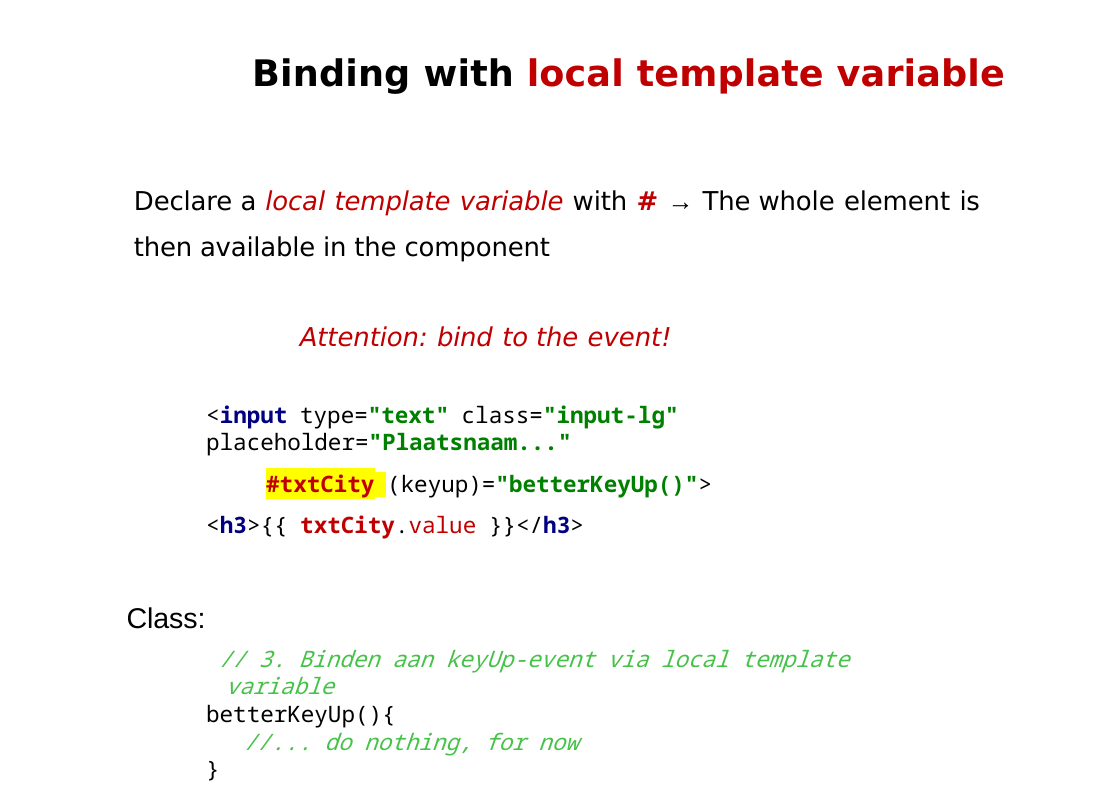
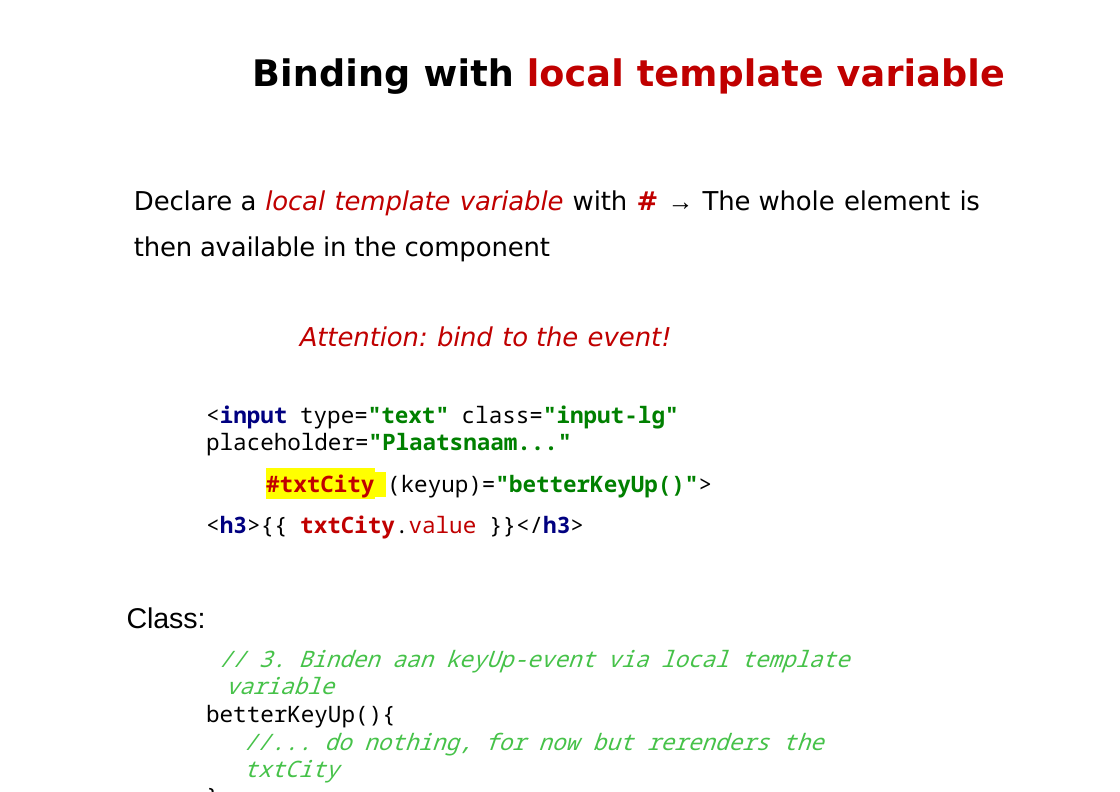
Before and after one commit to petereijgermans11/workshop-angular13, a slide deck: slide 23 of PPT/02- Angular Databinding.pptx. Drawn at 1120x792 pixels with LibreOffice and Linux fonts; fonts in the diff are those of the drawing. Boxes give left, top, right and bottom in pixels: in the first picture for what was removed or moved away, otherwise in the second. Text is boxed around its words. In the diff, an @@ line names an element or a change of style, - is before the commit and + after.

```diff
--- a/PPT/02- Angular Databinding.pptx
+++ b/PPT/02- Angular Databinding.pptx
@@ text at (x1=244, y1=727, x2=824, y2=783): text changed @@
-//... do nothing, for now
+//... do nothing, for now but rerenders the txtCity
```
Also in this commit, not shown: 4 other slides changed, 2 other files.
